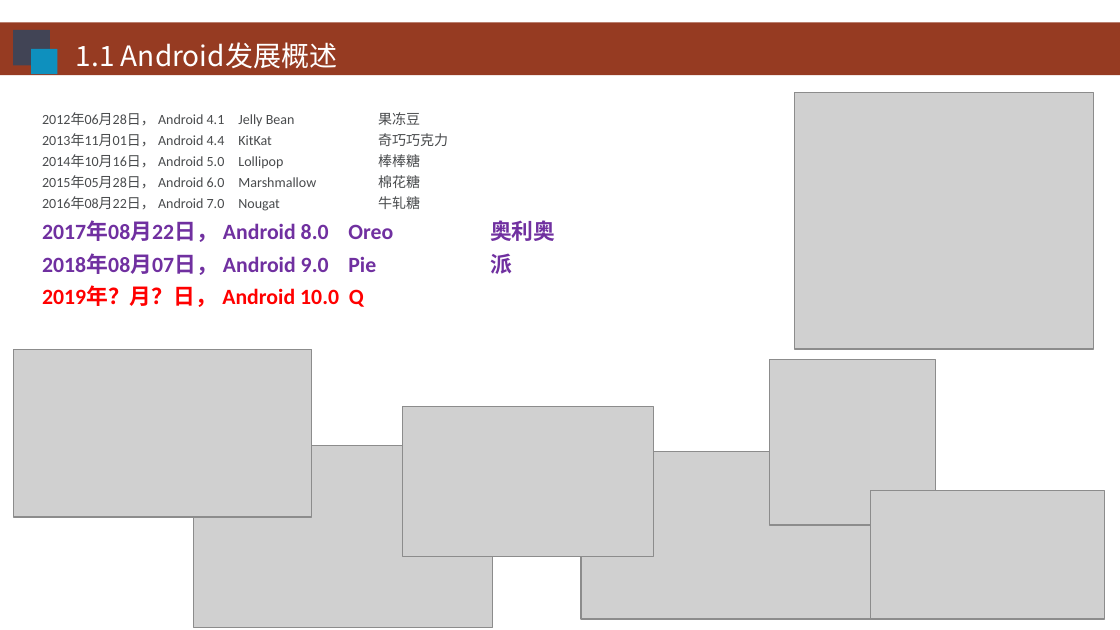
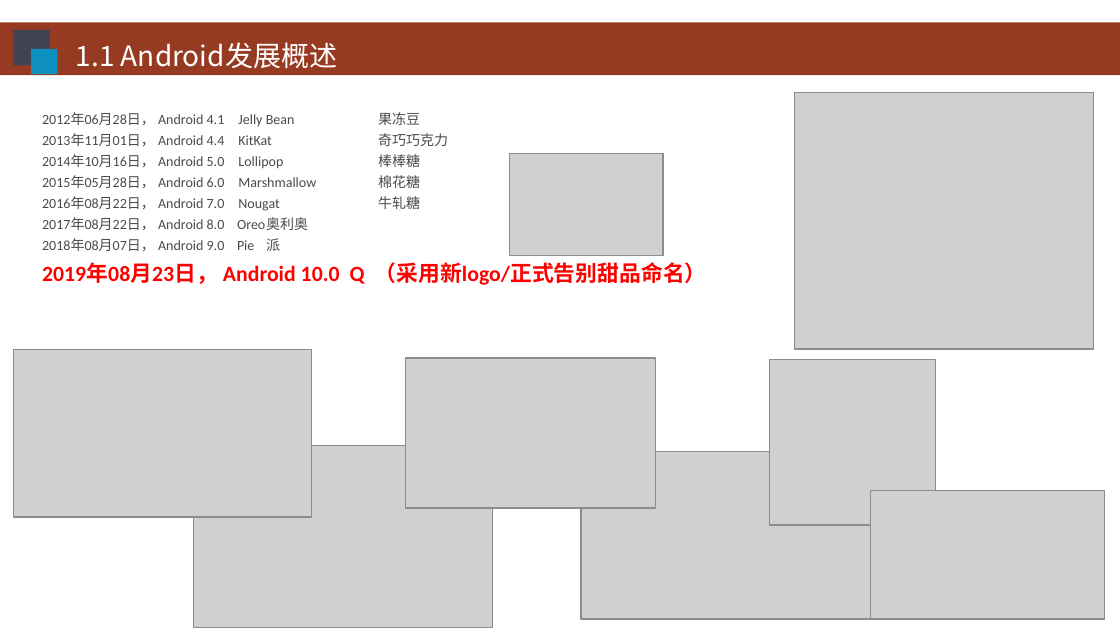
Before and after one commit to HBU/Android-PPT, a slide deck: slide 4 of 01.0 -- 配置环境 -- 第01章.ppt. Drawn at 1120x630 pixels with LibreOffice and Linux fonts; fonts in the diff are those of the drawing; grey boxes stand for pictures; background and template pictures are left out. Boxes give left, top, right and bottom in pixels: in the first picture for what was removed or moved away, otherwise in the second. Text is boxed around its words. In the diff, an @@ line names an element or a change of style, - is before the commit and + after.

```diff
--- a/01.0 -- 配置环境 -- 第01章.ppt
+++ b/01.0 -- 配置环境 -- 第01章.ppt
@@ picture added at (x1=510, y1=153, x2=663, y2=255) @@
@@ text at (x1=42, y1=217, x2=280, y2=251): size 14 to 9 pt, text colour #7030A0 to #494B4D, bold off in "2017年08月22日， Android 8.0 Oreo 奥利奥", "2018年08月07日， Android 9.0 Pie 派" @@
@@ text at (x1=42, y1=262, x2=707, y2=285): text changed @@
-2019年？月？日， Android 10.0 Q
+2019年08月23日， Android 10.0 Q （采用新logo/正式告别甜品命名）
@@ picture moved from (x1=403, y1=407, x2=653, y2=557) to (x1=405, y1=358, x2=655, y2=508) @@
```
Also in this commit, not shown: 3 other slides changed, 2 slides added, 3 slides removed, 1 other file.
